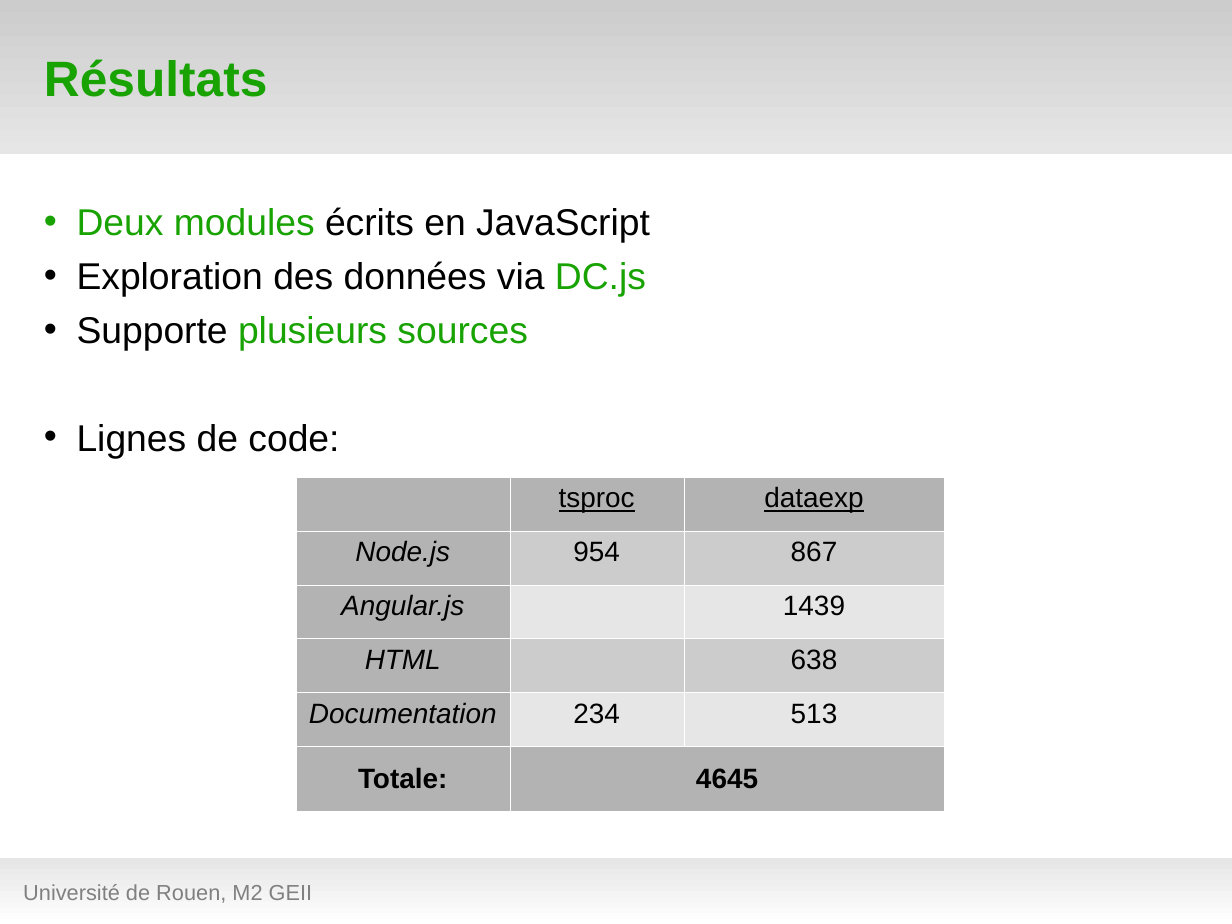
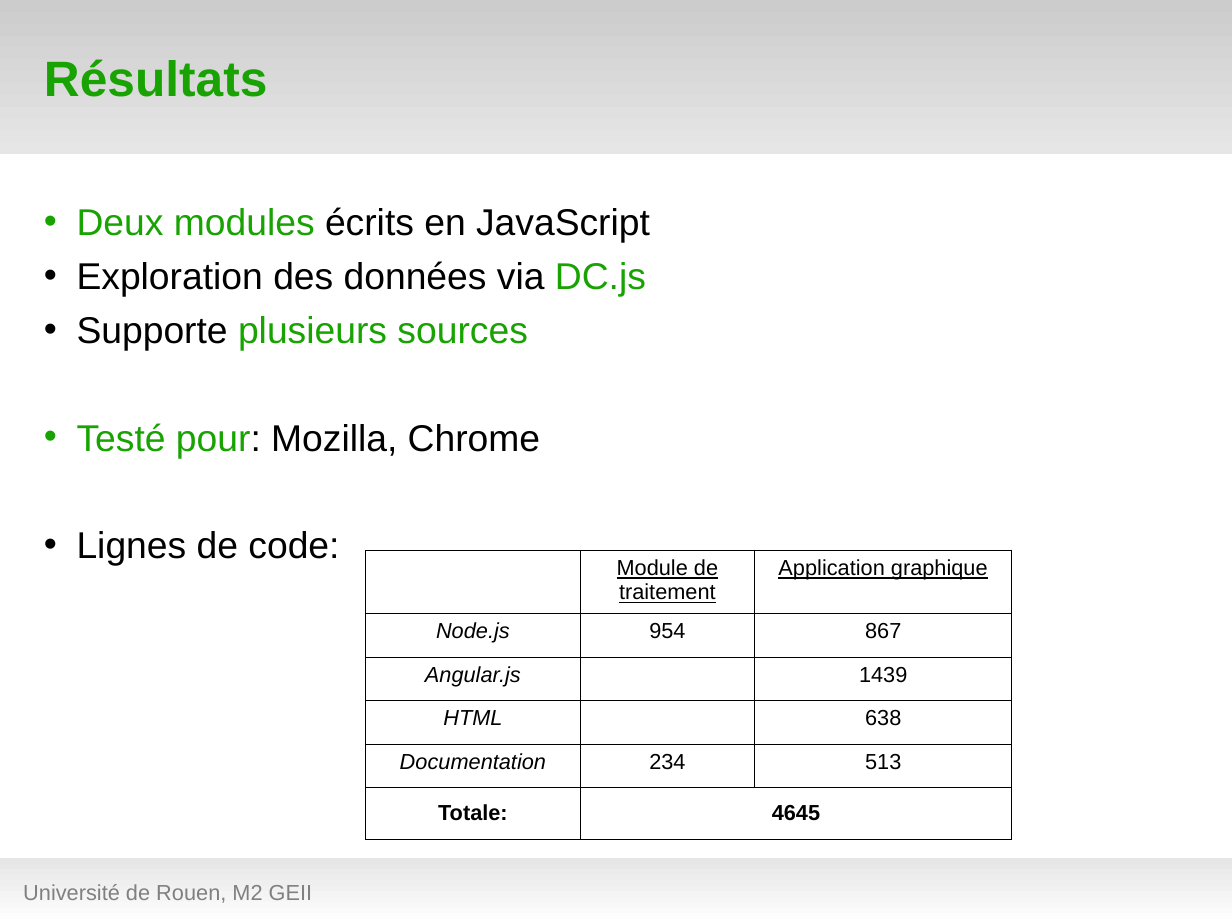
Before and after one commit to hanzenok/dataexp, a slide deck: slide 20 of presentation/test_green9.odp (slide 21 before the commit). Drawn at 1232x924 pixels with LibreOffice and Linux fonts; fonts in the diff are those of the drawing; background and template pictures are left out. Boxes give left, top, right and bottom in pixels: in the first picture for what was removed or moved away, otherwise in the second. Text is boxed around its words. In the diff, an @@ line names an element or a change of style, - is before the commit and + after.

```diff
--- a/presentation/test_green9.odp
+++ b/presentation/test_green9.odp
@@ text at bbox=[77, 423, 540, 458]: paragraph added @@
+• Testé pour: Mozilla, Chrome
@@ table at bbox=[366, 550, 1012, 836] @@
-row 1, column 2: tsproc
+row 1, column 2: Module de traitement
-row 1, column 3: dataexp
+row 1, column 3: Application graphique
@@ fill #B3B3B3 to none in 8 cells @@
@@ fill #CCCCCC to none in 3 cells @@
@@ fill #E6E6E6 to none in 3 cells @@
@@ size 18 to 14 pt in "Node.js", "954", "867", "Angular.js" and 8 more places @@
@@ borders changed @@
@@ table: place and size @@
-table at bbox=[296, 477, 945, 812]
+table at bbox=[366, 550, 1012, 836]
```
Also in this commit, not shown: 7 other slides changed, 1 slide added, 1 slide removed, 6 other files.
